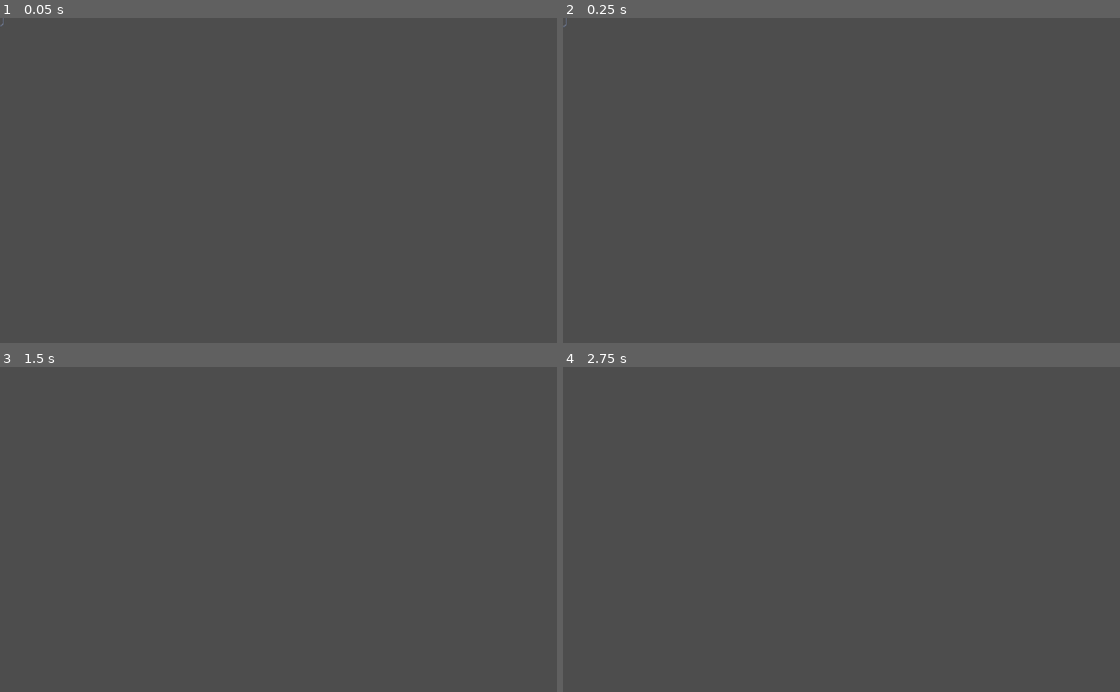
Above: before the commit, frames 1-4 (two rows, left to right).
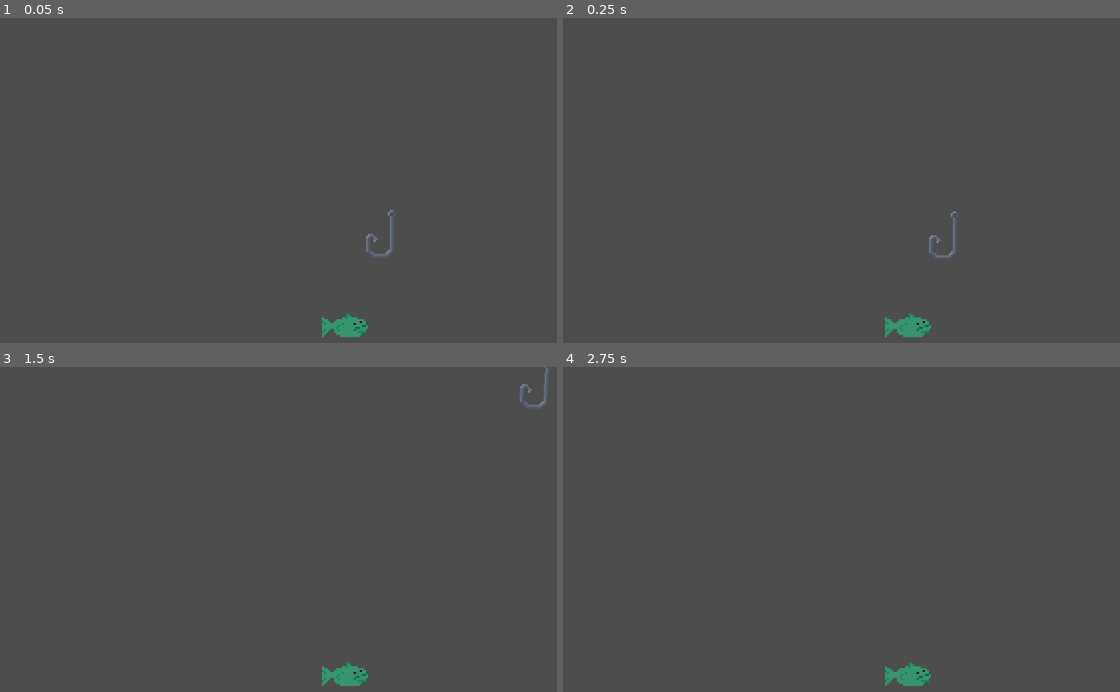
Above: after the commit, the same moments.

Repository: jem557/wizard-fishing
Game: Godot game, scene res://root.tscn
The game is run twice, just before and just after one commit, with the same random seed, the same clock (stepped at 60 frames per second) and the same inputs. Before the commit the project starts from res://hook.tscn.
Inputs:
- Up to frame 1 (0.05 s): no input
- Up to frame 2 (0.25 s): no input
- Up to frame 3 (1.5 s): tap Enter at 0.5 s; hold D (right) 0.53-1.28 s; hold Space (reel) 0.53-1.28 s; hold A (left) from 1.28 s (still down); tap Space (reel) at 1.35 s
- Up to frame 4 (2.75 s): tap Space (reel) at 2 s; release A (left) at 2.03 s; hold D (right) from 2.03 s (still down); hold Space (reel) from 2.03 s (still down)

The runs differ from the first frame. In frame 1, 0.6% of the frame differs, in the area x 0-72%, y 0-99%; in frame 2, 0.6%; in frame 3, 0.6%; in frame 4, 0.4%.

Commit message:
Fish testing

Diff:
--- /dev/null
+++ b/fish.gd
@@ -0,0 +1,38 @@
+extends RigidBody2D
+
+@onready var hook = get_tree().get_first_node_in_group("hook")
+
+@export var sprite : Sprite2D
+@export var latch_point : Node2D
+
+@export var speed : float = 40
+@export var weight : float = 2
+
+var latch_offset
+var hooked : bool
+var hookpoint
+
+# Called when the node enters the scene tree for the first time.
+func _ready() -> void:
+	hookpoint = hook.get_node("Hookpoint")
+	gravity_scale = 0
+
+
+# Called every frame. 'delta' is the elapsed time since the previous frame.
+func _process(delta: float) -> void:
+	if linear_velocity.x < 0:
+		sprite.flip_h = true
+	elif linear_velocity.x > 0:
+		sprite.flip_h = false
+	if hooked:
+		var rotated_offset = latch_offset.rotated(global_rotation)
+		var move_dir = hookpoint.global_position - (global_position + rotated_offset)
+		if move_dir.length() > 1.0:
+			global_rotation = lerp_angle(global_rotation, move_dir.angle(), 5 * delta)
+			rotated_offset = latch_offset.rotated(global_rotation)  # recalculate after rotation update
+		global_position = hookpoint.global_position - rotated_offset
+
+func _on_hook_area_body_entered(body: Node2D) -> void:
+	hooked = true
+	freeze = true
+	latch_offset = latch_point.global_position - global_position
--- a/fish.tscn
+++ b/fish.tscn
@@ -1,3 +1,39 @@
-[gd_scene format=3 uid="uid://dl2f0vkp4qbin"]
+[gd_scene format=3 uid="uid://dwtt8smha2mom"]
 
-[node name="Fish" type="RigidBody2D" unique_id=652817182]
+[ext_resource type="Texture2D" uid="uid://dj5s5jhm2mbhr" path="res://Fish_Test.png" id="1_8um3m"]
+[ext_resource type="Script" uid="uid://jyy1xe1m0law" path="res://fish.gd" id="1_j2ykt"]
+
+[sub_resource type="CapsuleShape2D" id="CapsuleShape2D_j2ykt"]
+radius = 7.0
+height = 24.0
+
+[sub_resource type="CircleShape2D" id="CircleShape2D_j2ykt"]
+radius = 7.0
+
+[node name="Node2D" type="RigidBody2D" unique_id=698032791 node_paths=PackedStringArray("sprite", "latch_point")]
+collision_layer = 2
+collision_mask = 2
+script = ExtResource("1_j2ykt")
+sprite = NodePath("FishTest")
+latch_point = NodePath("LatchPoint")
+
+[node name="FishTest" type="Sprite2D" parent="." unique_id=1611488829]
+position = Vector2(3, -11)
+texture = ExtResource("1_8um3m")
+
+[node name="LatchPoint" type="Node2D" parent="." unique_id=785466276]
+position = Vector2(7, 2)
+
+[node name="EnvironmentCollider" type="CollisionShape2D" parent="." unique_id=2059780233]
+position = Vector2(-2, 0)
+rotation = 1.5707964
+shape = SubResource("CapsuleShape2D_j2ykt")
+debug_color = Color(0.85179645, 0.36036363, 0.24940026, 0.41960785)
+
+[node name="HookArea" type="Area2D" parent="." unique_id=377730320]
+
+[node name="CollisionShape2D" type="CollisionShape2D" parent="HookArea" unique_id=1096664243]
+position = Vector2(3, 0)
+shape = SubResource("CircleShape2D_j2ykt")
+
+[connection signal="body_entered" from="HookArea" to="." method="_on_hook_area_body_entered"]
--- a/hook.gd
+++ b/hook.gd
@@ -1,4 +1,6 @@
 extends RigidBody2D
+
+@export var hookpoint : Node2D
 
 @export var lateral_force: float = 200.0
 @export var vertical_force: float = -300.0
@@ -9,17 +11,26 @@
 	pass
 
 func _physics_process(delta: float) -> void:
-	gravity_scale = 2.0
+
 	var dir = 0.0
 	if Input.is_action_pressed("left"):
 		dir = -1.0
 	if Input.is_action_pressed("right"):
 		dir = 1.0
+
 	if Input.is_action_pressed("reel"):
 		apply_force(Vector2(0, vertical_force))
 
+	if not Input.is_action_pressed("reel") and linear_velocity.y < 0:
+		gravity_scale = 20.0
+
+	if linear_velocity.y > 0:
+			gravity_scale = 2.0
+
+	# Limits the maximum velocity going down to sink_speed value.
 	if linear_velocity.y >= sink_speed:
 		linear_velocity.y = sink_speed
+
 	# Only apply force if under max lateral speed
 	if abs(linear_velocity.x) < max_lateral_speed:
 		apply_force(Vector2(lateral_force * dir, 0))
--- a/hook.tscn
+++ b/hook.tscn
@@ -6,10 +6,11 @@
 [sub_resource type="CircleShape2D" id="CircleShape2D_xfyhh"]
 radius = 9.0
 
-[node name="Hook" type="RigidBody2D" unique_id=902387157]
+[node name="Hook" type="RigidBody2D" unique_id=902387157 node_paths=PackedStringArray("hookpoint") groups=["hook"]]
 gravity_scale = 2.0
 linear_damp = 0.05
 script = ExtResource("1_n13h4")
+hookpoint = NodePath("Hookpoint")
 
 [node name="Hook" type="Sprite2D" parent="." unique_id=453178009]
 texture = ExtResource("1_1mm2r")
@@ -17,3 +18,6 @@
 [node name="CollisionShape2D" type="CollisionShape2D" parent="." unique_id=427920232]
 position = Vector2(-1, 7)
 shape = SubResource("CircleShape2D_xfyhh")
+
+[node name="Hookpoint" type="Node2D" parent="." unique_id=1983281477]
+position = Vector2(-1, 12)
--- a/project.godot
+++ b/project.godot
@@ -11,9 +11,13 @@
 [application]
 
 config/name="Wizard_Fishing"
-run/main_scene="uid://en583o3sp4ck"
+run/main_scene="uid://cgwamnymj8he8"
 config/features=PackedStringArray("4.6", "Forward Plus")
 config/icon="res://icon.svg"
+
+[global_group]
+
+hook=""
 
 [input]
 
--- a/root.tscn
+++ b/root.tscn
@@ -1,6 +1,7 @@
 [gd_scene format=3 uid="uid://cgwamnymj8he8"]
 
 [ext_resource type="PackedScene" uid="uid://en583o3sp4ck" path="res://hook.tscn" id="1_pq8q7"]
+[ext_resource type="PackedScene" uid="uid://dwtt8smha2mom" path="res://Fish.tscn" id="2_pyidc"]
 
 [node name="root" type="Node2D" unique_id=9119155]
 
@@ -8,3 +9,6 @@
 
 [node name="Camera2D" type="Camera2D" parent="." unique_id=278774220]
 zoom = Vector2(3, 3)
+
+[node name="Node2D" parent="." unique_id=698032791 instance=ExtResource("2_pyidc")]
+position = Vector2(-17, 48)
Binary file added: Fish_Test.png
Not shown, added: Fish_Test.png.import
Not shown, added: fish.gd.uid
